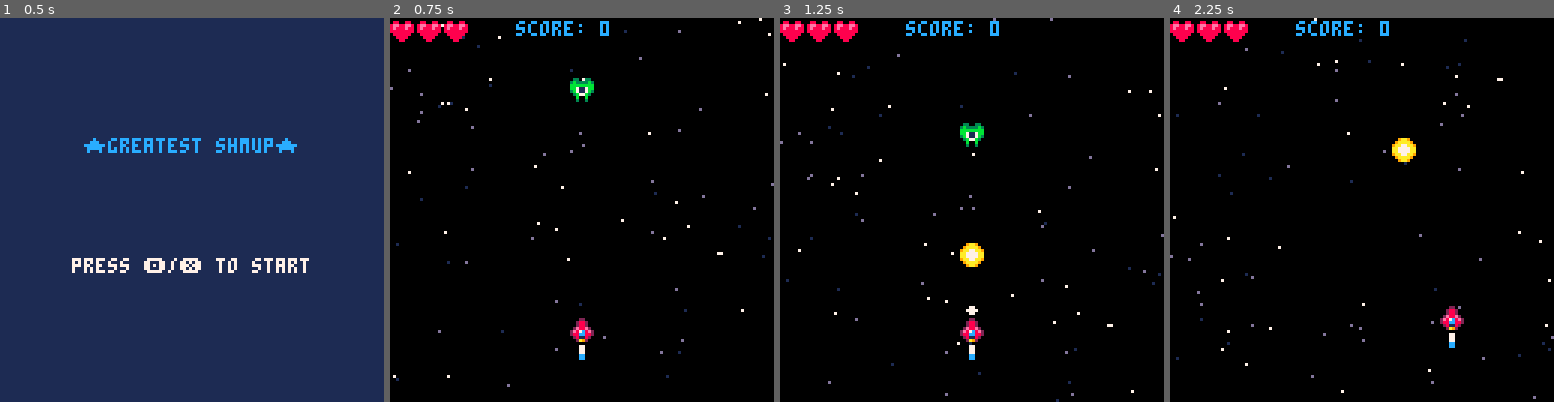
Above: before the commit, frames 1-4 (left to right).
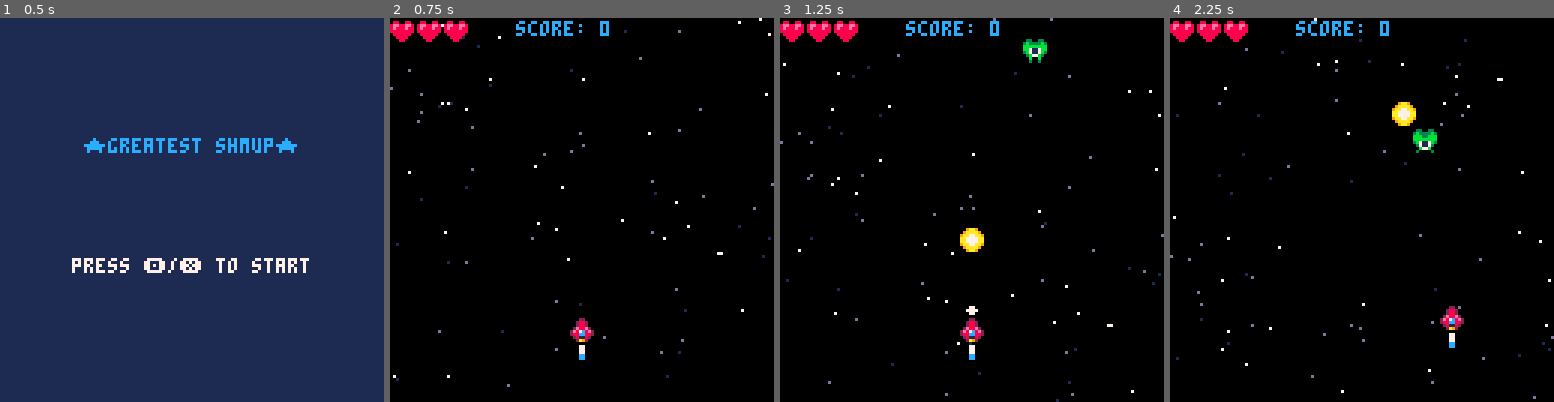
Above: after the commit, the same moments.

Repository: GerrZa/pico8-repo
Game: PICO-8 cartridge shmup.p8
The game is run twice, just before and just after one commit, with the same random seed, the same clock (stepped at 60 frames per second) and the same inputs.
Inputs:
- Up to frame 1 (0.5 s): tap X (X key) at 0.33 s
- Up to frame 2 (0.75 s): tap O (Z key) at 0.7 s
- Up to frame 3 (1.25 s): tap X (X key) at 1.07 s
- Up to frame 4 (2.25 s): hold Right 1.6-2.1 s; tap O (Z key) at 1.7, 2.1 s; tap X (X key) at 1.85 s; hold Up from 2.15 s (still down)

Frame 1 is identical in both runs. In frame 2, 0.3% of the frame differs, in the area x 46-54%, y 15-22%; in frame 3, 1.1%, in the area x 46-70%, y 5-65%; in frame 4, 0.9%.

Commit message:
pacmann

Diff:
--- /dev/null
+++ b/pacman.p8
@@ -0,0 +1,219 @@
+pico-8 cartridge // http://www.pico-8.com
+version 42
+__lua__
+--main
+function _init()
+	pac={}
+	pac.x=0
+	pac.y=0
+	pac.s=1
+	pac.sx=0
+	pac.sy=0
+	pac.r=0
+	m={}
+	state="g"
+	--map
+	local m1={}
+	m1.ix=0
+	m1.iy=0
+	m1.sx=4
+	m1.sy=7
+	add(m,m1)
+	--init
+	cm=m[1+flr(rnd(#m))]
+	pac.x=cm.sx*8
+	pac.y=cm.sy*8
+end
+
+function _update()
+	if state=="g" then
+		gameupd()
+	end
+end
+
+function _draw()
+	if state=="g" then
+		gamedrw()
+	end
+end
+-->8
+--more update
+function gameupd()
+	local rp = btn(➡️)
+	local lp = btn(⬅️)
+	local up = btn(⬆️)
+	local dp = btn(⬇️)
+
+	local br = tcol(pac,"r") and pac.r==0
+	local bl = tcol(pac,"l") and pac.r==0.5
+	local bu = tcol(pac,"u") and pac.r==0.25
+	local bd = tcol(pac,"d") and pac.r==0.75
+
+	pac.s = 1+pac.r*4
+
+	if rp then
+		if (not tcol(pac,"r")) pac.r=0
+	elseif lp then
+		if (not tcol(pac,"l")) pac.r=0.5
+	elseif up then
+		if (not tcol(pac,"u")) pac.r=0.25
+	elseif dp then
+		if (not tcol(pac,"d")) pac.r=0.75
+	end
+
+	if not(br or bl or bu or bd) then
+		pac.x+=cos(pac.r)
+		pac.y+=sin(pac.r)
+	end
+
+end
+-->8
+--more draw
+function gamedrw()
+	cls()
+	map(cm.ix,cm.iy)
+
+	--pac
+	if time()*5%1>0.5 then
+		spr(5,pac.x,pac.y)
+	else
+		spr(pac.s,pac.x,pac.y)
+	end
+
+	local ax=pac.x
+	local ay=pac.y
+
+	local px=pac.x
+	local py=pac.y
+	--pset(px+8,py+7,8)
+	--pset(px+8,py,8)
+	--pset(px-1,py+7,11)
+	--pset(px-1,py,11)
+	--pset(px,py-1,14)
+	--pset(px+7,py-1,14)
+	--pset(px+7,py+8,8)
+	--pset(px,py+8,8)
+
+	line(px+8,py+7,px+8,py,8)
+	line(px-1,py+7,px-1,py,11)
+	line(px,py-1,px+7,py-1,14)
+	line(px+7,py+8,px,py+8,9)
+end
+-->8
+--tool
+function tcol(a,t)
+	local px=a.x
+	local py=a.y
+	if (fget(mget((px+8)/8,(py+7)/8),0) or fget(mget((px+8)/8,py/8),0)) and t=="r" then
+		return true
+	end
+	if (fget(mget((px-1)/8,(py+7)/8),0) or fget(mget((px-1)/8,py/8),0)) and t=="l" then
+		return true
+	end
+	if (fget(mget(px/8,(py-1)/8),0) or fget(mget((px+7)/8,(py-1)/8),0)) and t=="u" then
+		return true
+	end
+	if (fget(mget((px+7)/8,(py+8)/8),0) or fget(mget(px/8,(py+8)/8),0)) and t=="d" then
+		return true
+	end
+	return false
+
+end
+
+
+function tcol2(a,t)
+	local ax=a.x
+	local ay=a.y
+
+	if (fget(mget((ax+8)/8,ay/8),0) and t=="r") return true
+	if (fget(mget((ax-1)/8,ay/8),0) and t=="l") return true
+	if (fget(mget(ax/8,(ay-1)/8),0) and t=="u") return true
+	if (fget(mget(ax/8,(ay+8)/8),0) and t=="d") return true
+
+
+	return false
+end
+…(64 lines of a section not shown)…
+__gff__
+0000000000000000000000000000000000000000000000000000000000000000000000000000000000000000000000000000000000000000000000000000000001010100010101000000000000000000010101010101010000000000000000000101010101010100000000000000000001000001010101000000000000000000
+0000000000000000000000000000000000000000000000000000000000000000000000000000000000000000000000000000000000000000000000000000000000000000000000000000000000000000000000000000000000000000000000000000000000000000000000000000000000000000000000000000000000000000
+__map__
+4445454545454545454545454545454600000000000000000000000000000000000000000000000000000000000000000000000000000000000000000000000000000000000000000000000000000000000000000000000000000000000000000000000000000000000000000000000000000000000000000000000000000000
+5400000000000000000000000000005600000000000000000000000000000000000000000000000000000000000000000000000000000000000000000000000000000000000000000000000000000000000000000000000000000000000000000000000000000000000000000000000000000000000000000000000000000000
+5400404200404142004042007476005600000000000000000000000000000000000000000000000000000000000000000000000000000000000000000000000000000000000000000000000000000000000000000000000000000000000000000000000000000000000000000000000000000000000000000000000000000000
+5400505200507052005052000000005600000000000000000000000000000000000000000000000000000000000000000000000000000000000000000000000000000000000000000000000000000000000000000000000000000000000000000000000000000000000000000000000000000000000000000000000000000000
+5400505200507052005052004042005600000000000000000000000000000000000000000000000000000000000000000000000000000000000000000000000000000000000000000000000000000000000000000000000000000000000000000000000000000000000000000000000000000000000000000000000000000000
+5400505200507052006062005052005600000000000000000000000000000000000000000000000000000000000000000000000000000000000000000000000000000000000000000000000000000000000000000000000000000000000000000000000000000000000000000000000000000000000000000000000000000000
+5400606200507052000000005052005600000000000000000000000000000000000000000000000000000000000000000000000000000000000000000000000000000000000000000000000000000000000000000000000000000000000000000000000000000000000000000000000000000000000000000000000000000000
+5400000043507052004042005052005600000000000000000000000000000000000000000000000000000000000000000000000000000000000000000000000000000000000000000000000000000000000000000000000000000000000000000000000000000000000000000000000000000000000000000000000000000000
+5400404200507052005052005052005600000000000000000000000000000000000000000000000000000000000000000000000000000000000000000000000000000000000000000000000000000000000000000000000000000000000000000000000000000000000000000000000000000000000000000000000000000000
+5400505200507052005052005052005600000000000000000000000000000000000000000000000000000000000000000000000000000000000000000000000000000000000000000000000000000000000000000000000000000000000000000000000000000000000000000000000000000000000000000000000000000000
+5400505200507052005052005052005600000000000000000000000000000000000000000000000000000000000000000000000000000000000000000000000000000000000000000000000000000000000000000000000000000000000000000000000000000000000000000000000000000000000000000000000000000000
+5400505200606162006062006062005600000000000000000000000000000000000000000000000000000000000000000000000000000000000000000000000000000000000000000000000000000000000000000000000000000000000000000000000000000000000000000000000000000000000000000000000000000000
+5400505200000000000000000000005600000000000000000000000000000000000000000000000000000000000000000000000000000000000000000000000000000000000000000000000000000000000000000000000000000000000000000000000000000000000000000000000000000000000000000000000000000000
+5400606200747575757576007476005600000000000000000000000000000000000000000000000000000000000000000000000000000000000000000000000000000000000000000000000000000000000000000000000000000000000000000000000000000000000000000000000000000000000000000000000000000000
+5400000000000000000000000000005600000000000000000000000000000000000000000000000000000000000000000000000000000000000000000000000000000000000000000000000000000000000000000000000000000000000000000000000000000000000000000000000000000000000000000000000000000000
+6465656565656565656565656565656600000000000000000000000000000000000000000000000000000000000000000000000000000000000000000000000000000000000000000000000000000000000000000000000000000000000000000000000000000000000000000000000000000000000000000000000000000000
--- a/shmup.p8
+++ b/shmup.p8
@@ -1,5 +1,5 @@
 pico-8 cartridge // http://www.pico-8.com
-version 41
+version 42
 __lua__
 --main
 function _init()
@@ -55,19 +55,15 @@
 
 	ene={}
 
-	local myen={}
-	myen.x=60
-	myen.y=20
-	myen.spr=12
-	myen.f=0
-
-	add(ene,myen)
+	ptc={}
+	lptc={}
 
 	ff=5
 	mz=0
 
 	score=0
 	hp=3
+	invul=0
 
 	star={}
 	for i=1,80 do
@@ -77,6 +73,8 @@
 		spd=0.5+rnd(1.5)
 		}
 	end
+
+	spawnen()
 end
 -->8
 --etc function
@@ -131,6 +129,51 @@
 
 	return true
 end
+
+function spawnen()
+	local myen={}
+	myen.x=16+rnd(93)
+	myen.y=-8
+	myen.spr=12
+	myen.f=0
+	myen.hp=5
+	myen.fl=0
+
+	add(ene,myen)
+end
+
+function explode(x,y)
+	for i=0,1,0.5 do
+		local l={}
+		l.sx=cos(i)*6
+		l.x=x
+		l.y=y
+		l.t=20
+		add(lptc,l)
+	end
+
+	local pa={}
+	pa.x=x+4
+	pa.y=y+4
+	pa.sx=0
+	pa.sy=0
+	pa.t=0
+	pa.mt=-1
+	pa.s=10
+	add(ptc,pa)
+
+	for i=1,30 do
+		local pa={}
+		pa.x=x+4
+		pa.y=y+4
+		pa.sx=-2+rnd(4)
+		pa.sy=-2+rnd(4)
+		pa.t=0-rnd(2)
+		pa.mt=5+rnd(8)
+		pa.s=4+rnd(3)
+		add(ptc,pa)
+	end
+end
 -->8
 --more update
 function updategame()
@@ -162,7 +205,7 @@
 	--shoot
 	s.scd-=1
 	if btn(5) and s.scd<=0 then
-	 s.scd=3
+	 s.scd=4
 	 local mybu={}
 	 mybu.x=s.x
 	 mybu.y=s.y
@@ -173,7 +216,7 @@
 
 	--go backward instead
 	for i=#bo,1,-1 do
-		bo[i].y-=5
+		bo[i].y-=6
 		if bo[i].y<-8 then
 			del(bo,bo[i])
 		end
@@ -182,27 +225,44 @@
 	--move enemies
 	for en in all(ene) do
 	 en.y+=1
-	end
-
-	--col s x ene
-	for en in all(ene) do
-		if col(en,s) then
-			hp-=1
-			sfx(1)
-			del(ene,en)
-		end
-	end
-
-	--check bul
+	 if en.y>128 then
+	 	del(ene,en)
+	 	spawnen()
+	 end
+	end
+
+	--bullet x ene
 	for en in all(ene) do
 		for bu in all(bo) do
-			if col(bu,en) then
+		 if col(en,bu) then
+		 	del(bo,bu)
+		 	en.hp-=1
+		 	sfx(3)
+		 	en.fl=2
+		 	if en.hp<=0 then
+			 	score+=50
+		  	explode(en.x,en.y)
+			 	sfx(2)
+		  	spawnen()
+		 		del(ene,en)
+		  end
+		 end
+		end
+	end
+
+	--col s x ene
+	invul-=1
+	if invul<=0 then
+		for en in all(ene) do
+			if col(en,s) then
+				hp-=1
 				sfx(1)
-				del(ene,en)
+				invul=30
 			end
 		end
 	end
 
+	--over
 	if hp<=0 then
 	 mode="over"
 	 return
@@ -238,31 +298,76 @@
 	cls(0)
 	starfield()
 	animstar()
-	spr(s.spr,s.x,s.y)
-	spr(5+ff%3,s.x,s.y+8)
-
+	if invul<=0 then
+		spr(s.spr,s.x,s.y)
+		spr(5+ff%3,s.x,s.y+8)
+	else
+		if invul%4<=1 then
+			spr(s.spr,s.x,s.y)
+			spr(5+ff%3,s.x,s.y+8)
+		end
+	end
+
+	--draw bul
 	for i=1,#bo do
 		local bul = bo[i]
 		spr(16,bul.x,bul.y)
 	end
 
+	--muzzle
 	if mz>0 then
 		circfill(s.x+4,s.y-3,mz,7)
 	 circfill(s.x+3,s.y-3,mz,7)
 	end
 
+	--particle
+	for l in all(lptc) do
+		line(l.x,l.y,l.x+(l.t/45)*6,l.y,7)
+		l.x+=l.sx
+		l.sx*=0.8
+		l.t-=1
+		if (l.t<0) del(lptc,l)
+	end
+
+	for p in all(ptc) do
+		local pc=7
+
+		if (p.t>2) pc=10
+		if (p.t>3) pc=9
+		if (p.t>4) pc=8
+		if (p.t>6) pc=2
+		if (p.t>8) pc=5
+		if (p.t>12) pc=1
+
+		circfill(p.x,p.y,p.s,pc)
+		p.x+=p.sx
+		p.y+=p.sy
+		p.t+=1
+		p.sx*=0.9
+		p.sy*=0.9
+
+		if p.t>p.mt then
+			p.s-=0.5
+			if (p.s<0) del(ptc,p)
+		end
+	end
+
+	--draw ene
 	for i=#ene,1,-1 do
 		local en=ene[i]
 		en.f+=0.125
+		if en.fl>0 then
+			en.fl-=1
+			for i=1,15 do
+				pal(i,7)
+			end
+		end
 		spr(en.spr+flr(en.f)%2,en.x,en.y)
-
-		if en.y>128 then
-			del(ene,en)
-		end
-	end
-
+		pal()
+	end
+
+	--ui
 	print("score: "..score,42,1,12)
-
 
 	for i=1,3 do
 		if hp>=i then
--- a/warioware.p8
+++ b/warioware.p8
@@ -1,19 +1,15 @@
 pico-8 cartridge // http://www.pico-8.com
-version 41
+version 42
 __lua__
 --main
+mode="s"
+suc=false
+sb=0
+
+slotg={}
+
 function _init()
-	mode="s"
-	suc=false
-	deft=140
-	t=0
-	sb=0
-	updateg=
 
-	slotg={
-		t=0
-		r=0.2
-	}
 end
 
 
@@ -29,6 +25,7 @@
 function _draw()
 	if mode=="s" then
 		draws()
+	elseif mode=="game"
 	end
 end
 -->8
@@ -36,10 +33,6 @@
 function updates()
 	sb+=0.0925
 	if btnp(4) or btnp(5) then mode="w" end
-end
-
-function dug()
-	t-=1
 end
 
 function uslot()
Not shown, changed: 64 lines of the sprite sheet (__gfx__) section of pacman.p8
Not shown, changed: 23 lines of the sprite sheet (__gfx__) section of shmup.p8
Not shown, changed: the sound effects (__sfx__) section of shmup.p8
